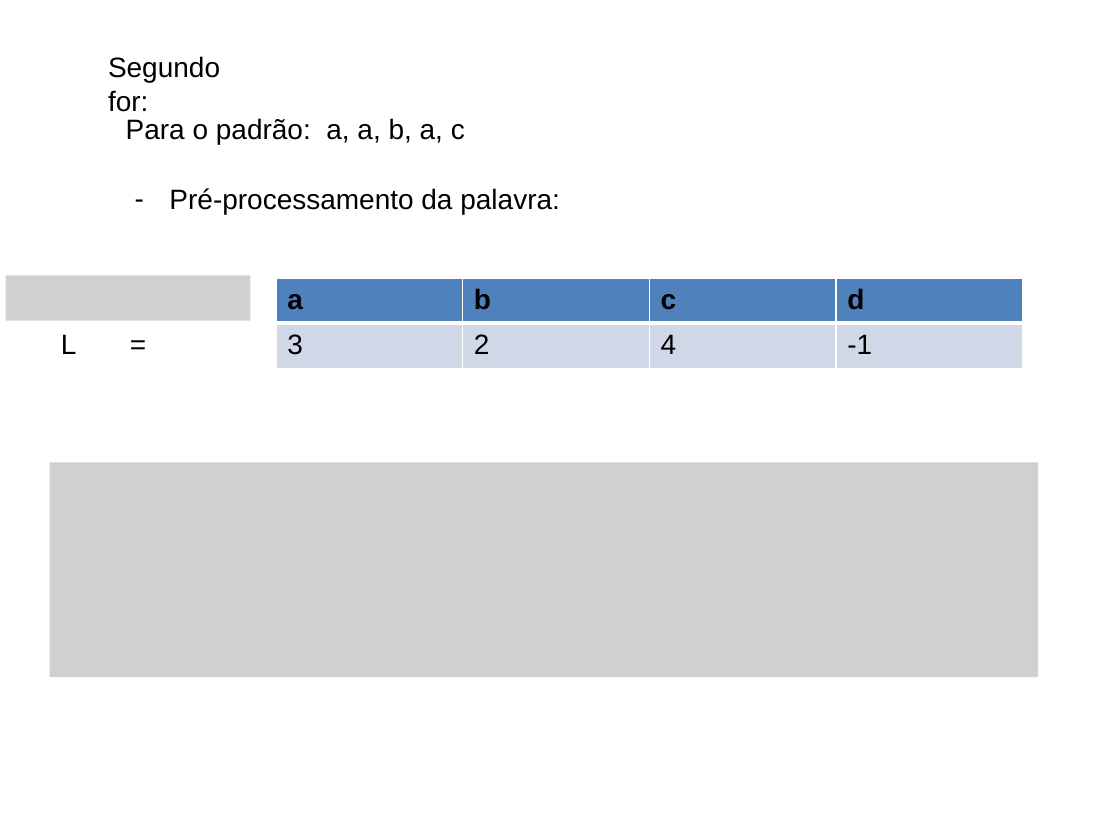
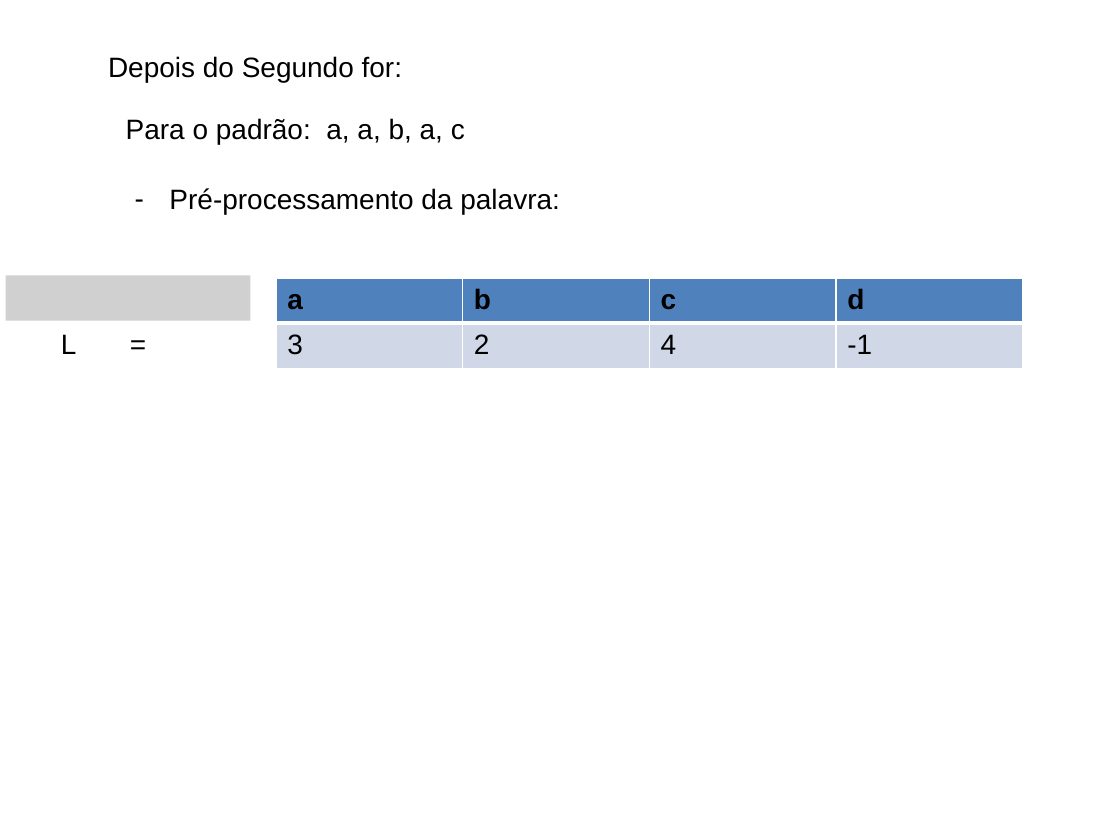
Before and after one commit to BartoAlheiros/Projeto-PAA, a slide deck: slide 11 of PAA 2a Oficina.pptx (slide 9 before the commit). Drawn at 1120x840 pixels with LibreOffice and Linux fonts; fonts in the diff are those of the drawing; grey boxes stand for pictures; background and template pictures are left out. Boxes give left, top, right and bottom in pixels: in the first picture for what was removed or moved away, otherwise in the second. Text is boxed around its words. In the diff, an @@ line names an element or a change of style, - is before the commit and + after.

```diff
--- a/PAA 2a Oficina.pptx
+++ b/PAA 2a Oficina.pptx
@@ text at bbox=[108, 56, 402, 82]: text changed @@
-Segundo for:
+Depois do Segundo for:
@@ picture removed at bbox=[49, 463, 1038, 678] @@
```
Also in this commit, not shown: 11 other slides changed, 3 slides added, 1 slide removed, 4 other files.
